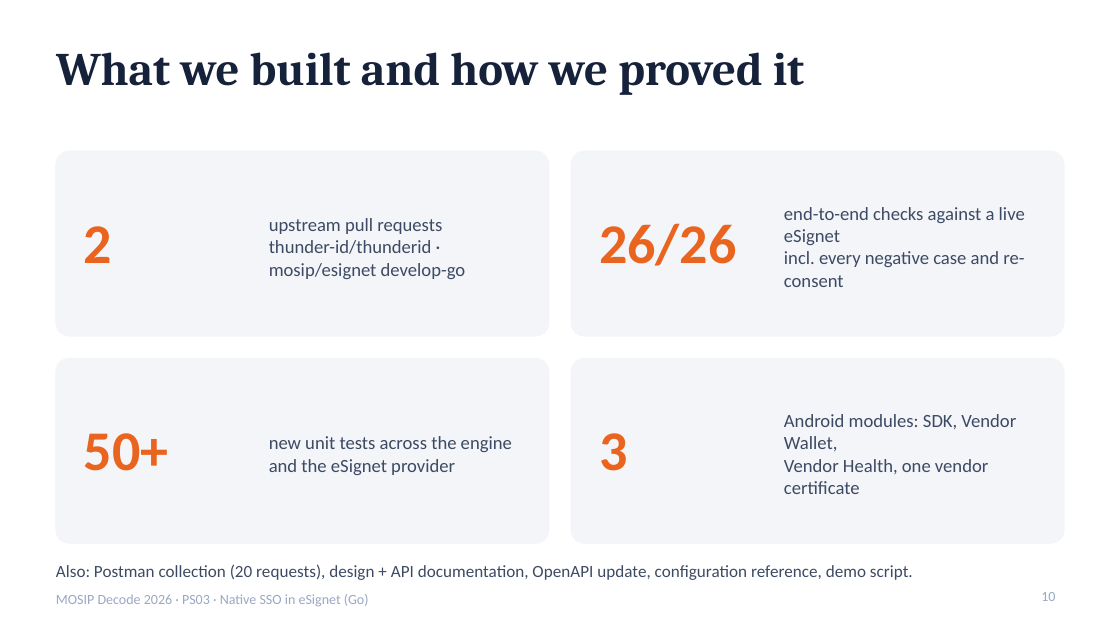
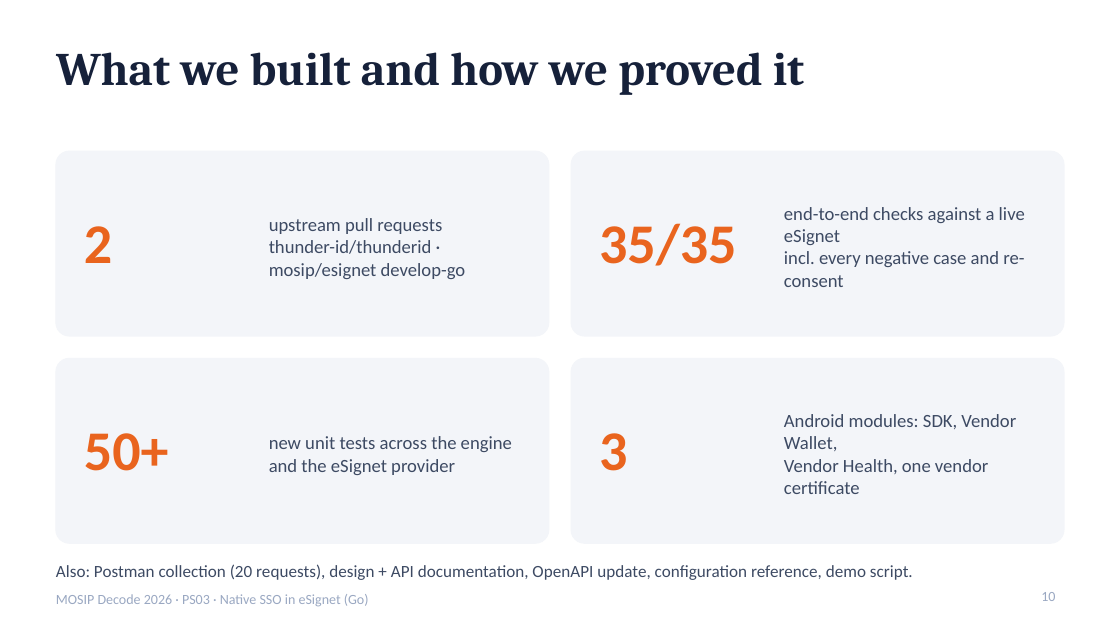
Before and after one commit to DevAnuragT/mosip-decode-2026-native-sso, a slide deck: slide 10 of docs/pitch-deck.pptx. Drawn at 1120x630 pixels with LibreOffice and Linux fonts; fonts in the diff are those of the drawing. Boxes give left, top, right and bottom in pixels: in the first picture for what was removed or moved away, otherwise in the second. Text is boxed around its words. In the diff, an @@ line names an element or a change of style, - is before the commit and + after.

```diff
--- a/docs/pitch-deck.pptx
+++ b/docs/pitch-deck.pptx
@@ text at (599,223,736,266): text changed @@
-26/26
+35/35
```
Also in this commit, not shown: 18 other files.
